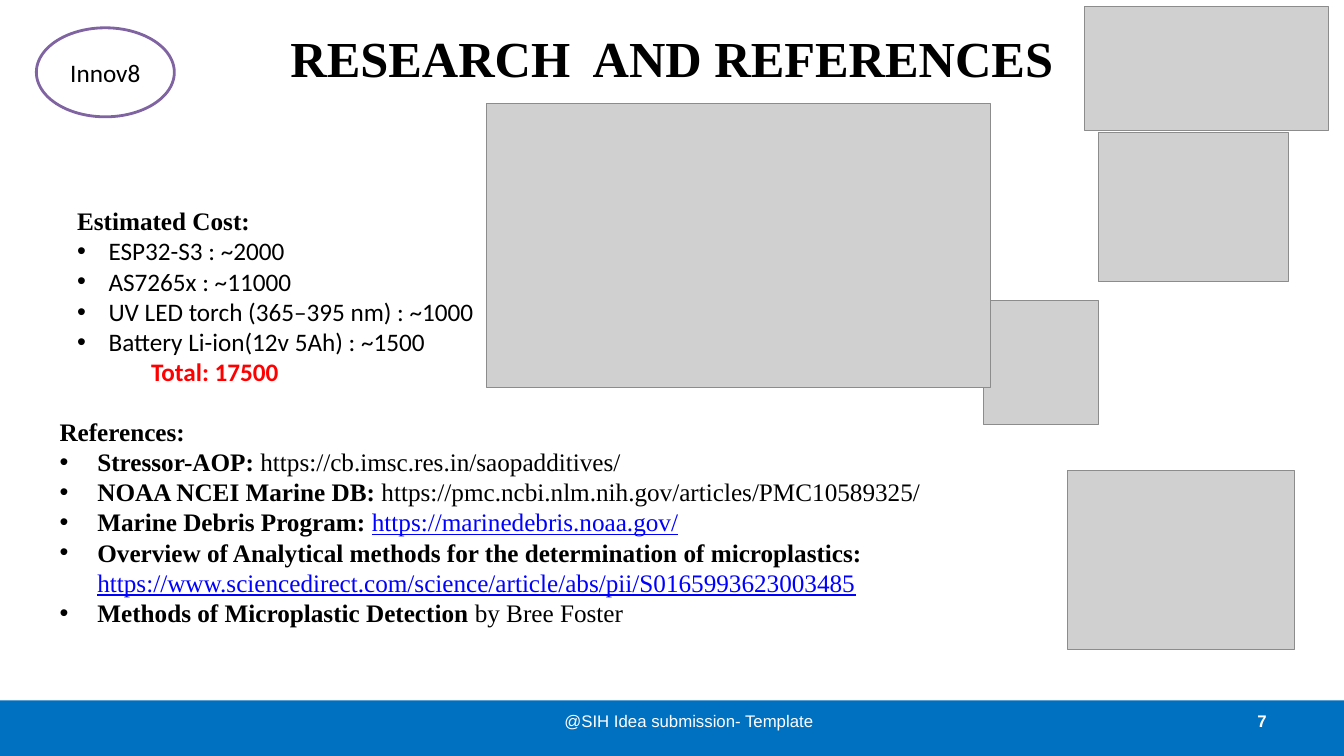
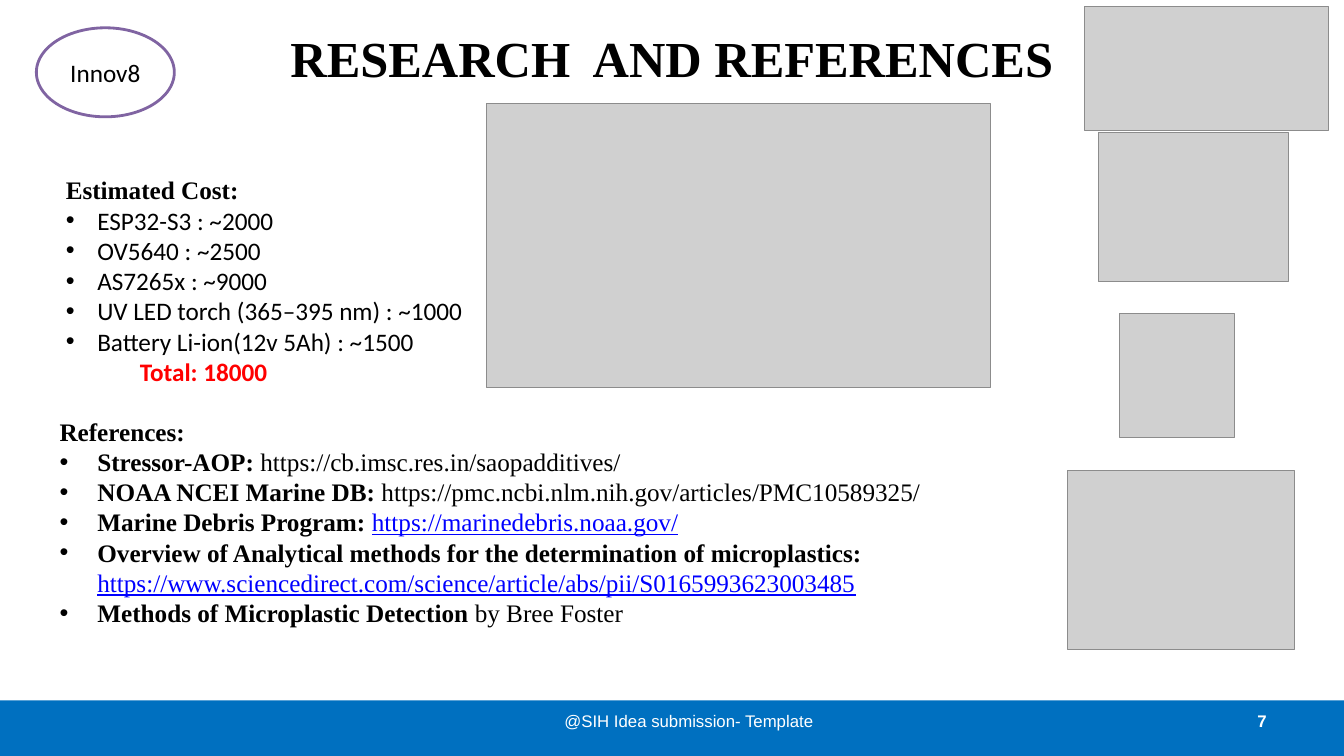
Before and after one commit to sanjaykn8/SIH25, a slide deck: slide 7 of Detector.pptx. Drawn at 1344x756 pixels with LibreOffice and Linux fonts; fonts in the diff are those of the drawing; grey boxes stand for pictures. Boxes give left, top, right and bottom in pixels: in the first picture for what was removed or moved away, otherwise in the second. Text is boxed around its words. In the diff, an @@ line names an element or a change of style, - is before the commit and + after.

```diff
--- a/Detector.pptx
+++ b/Detector.pptx
@@ text "Estimated Cost:": place and size @@
-text "Estimated Cost:" at (77,212,474,381)
+text "Estimated Cost:" at (66,181,462,382)
@@ text at (97,243,267,290): text changed @@
-• AS7265x : ~11000
+• OV5640 : ~2500
+• AS7265x : ~9000
@@ picture: place and size @@
-picture at (984,301,1099,425)
+picture at (1120,314,1235,438)
@@ text at (140,363,267,382): text changed @@
-Total: 17500
+Total: 18000
```
Also in this commit, not shown: 3 other slides changed.
